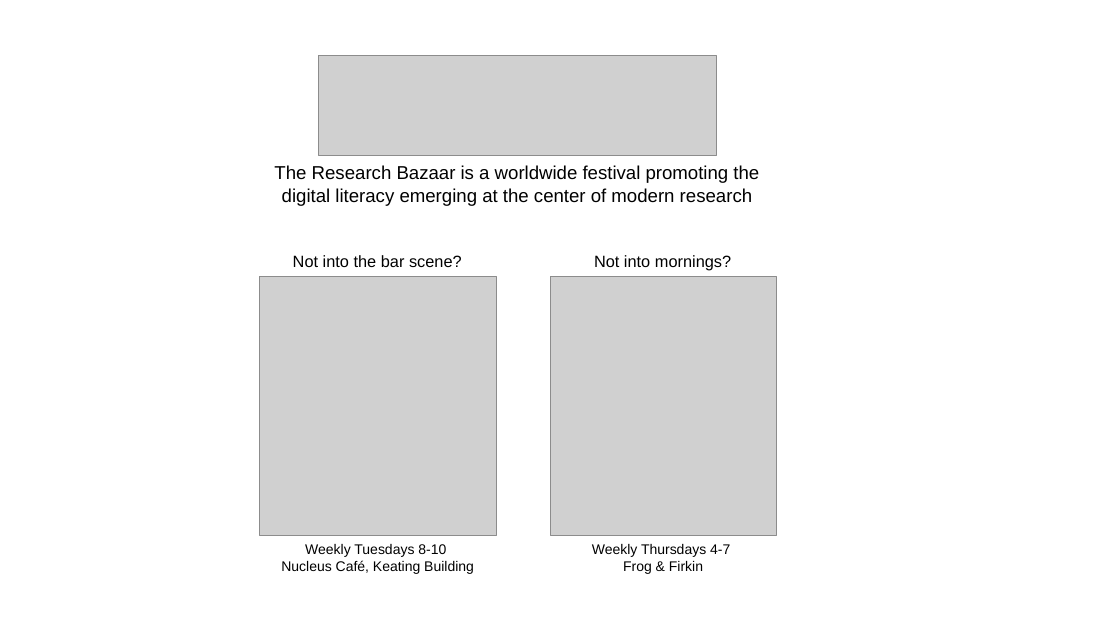
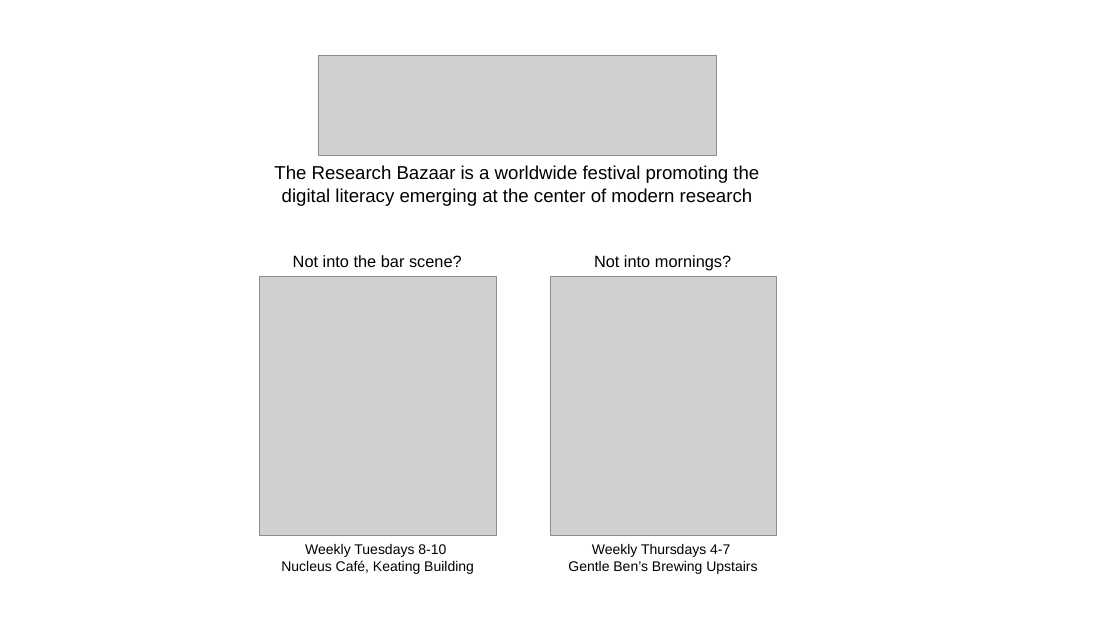
Before and after one commit to resbazaz/resbazaz_promotional_materials, a slide deck: slide 1 of material_design/ResBazAZ_advertising.pptx. Drawn at 1120x630 pixels with LibreOffice and Linux fonts; fonts in the diff are those of the drawing; grey boxes stand for pictures. Boxes give left, top, right and bottom in pixels: in the first picture for what was removed or moved away, otherwise in the second. Text is boxed around its words. In the diff, an @@ line names an element or a change of style, - is before the commit and + after.

```diff
--- a/material_design/ResBazAZ_advertising.pptx
+++ b/material_design/ResBazAZ_advertising.pptx
@@ text in rectangle at (568,561,757,574): text changed @@
-Frog & Firkin
+Gentle Ben’s Brewing Upstairs
```
Also in this commit, not shown: 3 slides added, 5 other files.
